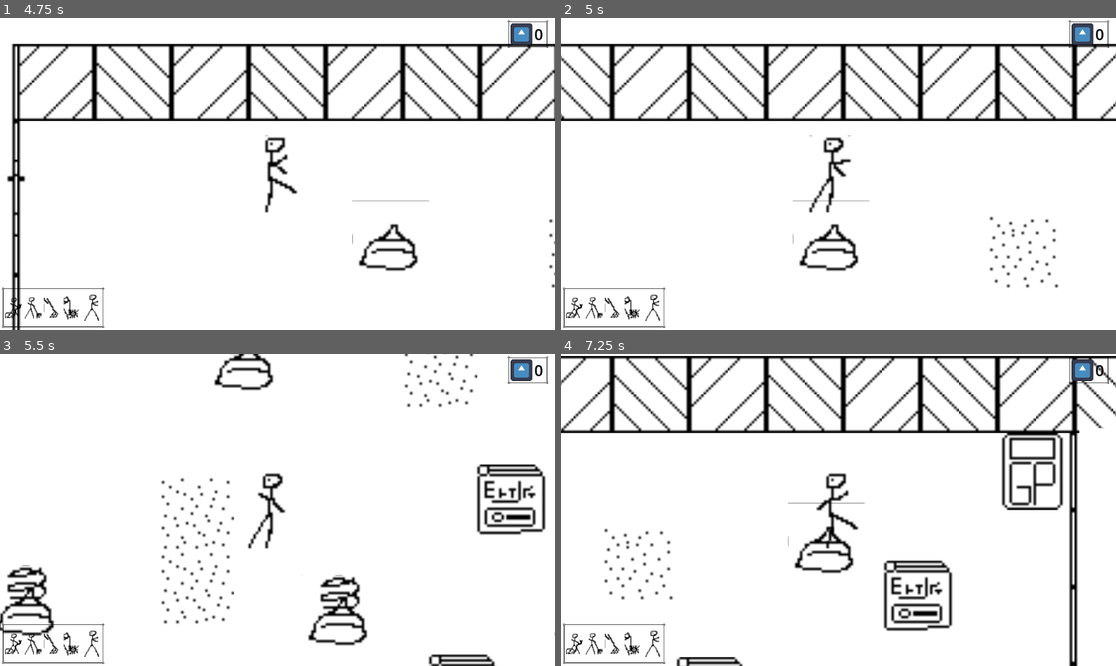
Above: before the commit, frames 1-4 (two rows, left to right).
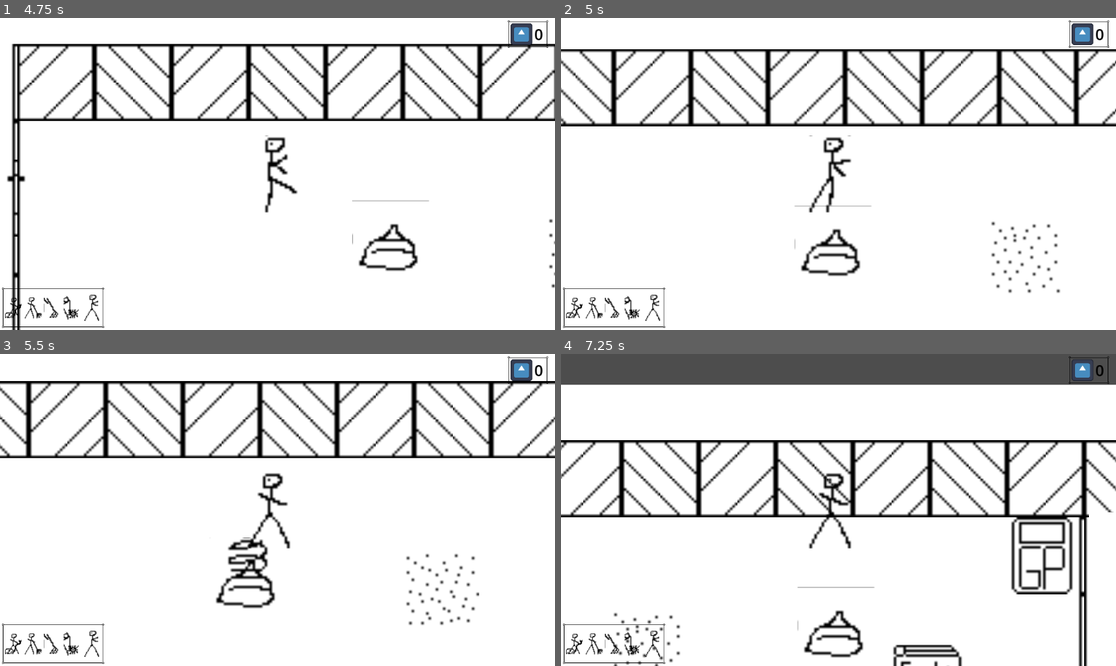
Above: after the commit, the same moments.

Repository: grafgustav/godot-stick-figure-cleaning
Game: Godot game, scene res://Levels/level1.tscn
The game is run twice, just before and just after one commit, with the same random seed, the same clock (stepped at 60 frames per second) and the same inputs. This scene is started directly instead of the project's main scene. The engine's default icon, where the game draws it, is replaced by a stand-in: a white triangle on a blue panel in a dark square.
Inputs (mouse positions are in pixels of both pictures, inside the frame that each line leads up to):
- Up to frame 1 (4.75 s): click (11, 308) at 0.5 s; click (33, 308) at 1.25 s; click (55, 308) at 2 s; click (72, 308) at 2.75 s; click (94, 308) at 3.5 s; tap Enter at 4.25 s; hold D (move_right) from 4.28 s (still down); hold Space (use_tool) from 4.28 s (still down)
- Up to frame 2 (5 s): keep holding D (move_right); keep holding Space (use_tool)
- Up to frame 3 (5.5 s): release D (move_right) at 5.03 s; release Space (use_tool) at 5.03 s; hold S (move_down) from 5.03 s (still down); tap Space (use_tool) at 5.1 s
- Up to frame 4 (7.25 s): release S (move_down) at 5.78 s; hold D (move_right) 5.78-6.53 s; hold Space (use_tool) 5.78-6.53 s; hold W (move_up) from 6.53 s (still down); tap Space (use_tool) at 6.6 s

Frame 1 is identical in both runs. In frame 2, 14% of the frame differs, in the area x 0-100%, y 8-89%; in frame 3, 15%; in frame 4, 30%, in the area x 0-100%, y 0-100%.

Commit message:
fixed collision of player

Diff:
--- a/Managers/GameManager.gd
+++ b/Managers/GameManager.gd
@@ -22,7 +22,6 @@
 		overlay.queue_free()
 
 func switch_scene_to_level(level_number : int) -> void:
-	print("Switching scene?")
 	get_tree().paused = false
 	var level_file : String
 	if GlobalStuff.LEVEL_DATA.has(level_number):
--- a/UI/enter_level_dialog.gd
+++ b/UI/enter_level_dialog.gd
@@ -5,9 +5,7 @@
 signal cancel_but_pressed
 
 func _on_confirm_but_pressed() -> void:
-	print("Confirm pressed in Dialog")
 	confirm_but_pressed.emit()
 
 func _on_cancel_but_pressed() -> void:
-	print("Cancel pressed in Dialog")
 	cancel_but_pressed.emit()
--- a/player.gd
+++ b/player.gd
@@ -8,7 +8,6 @@
 var turned_right: bool
 
 func _ready() -> void:
-	equip_tool(GlobalStuff.HANDS)
 	happyFreddy = %HappyFreddy
 	ToolManager.register_player(self)
 
@@ -25,13 +24,15 @@
 	if direction.x < 0:
 		happyFreddy.flip_h = true
 		turned_right = false
-		equipped_tool.turn_left()
+		if equipped_tool:
+			equipped_tool.turn_left()
 		if carried_smudge:
 			carried_smudge.position = Vector2(-10,0)
 	elif direction.x > 0:
 		happyFreddy.flip_h = false
 		turned_right = true
-		equipped_tool.turn_right()
+		if equipped_tool:
+			equipped_tool.turn_right()
 		if carried_smudge:
 			carried_smudge.position = Vector2(10,0)
 	move_and_slide()
@@ -50,6 +51,8 @@
 			happyFreddy.play_idle_animation()
 
 func use_tool() -> void:
+	if not equipped_tool:
+		return
 	var tool_used = equipped_tool.use_tool()
 	play_tool_animation(equipped_tool.animation_name)
 	if tool_used:
@@ -77,6 +80,8 @@
 			print("Animation not found")
 
 func clean():
+	if not equipped_tool:
+		return
 	var tool_hitbox : Area2D = equipped_tool.get_node("CleanBox")
 	var colliding_bodies = tool_hitbox.get_overlapping_bodies()
 	for c_body in colliding_bodies:
@@ -87,6 +92,8 @@
 			smudge.get_cleaned()
 
 func pick_up():
+	if not equipped_tool:
+		return
 	var tool_hitbox : Area2D = equipped_tool.get_node("CleanBox")
 	var colliding_bodies = tool_hitbox.get_overlapping_bodies()
 	for c_body in colliding_bodies:
--- a/player.tscn
+++ b/player.tscn
@@ -178,7 +178,7 @@
 [sub_resource type="CircleShape2D" id="CircleShape2D_1jxqw"]
 
 [node name="Player" type="CharacterBody2D" groups=["Player"]]
-collision_mask = 0
+collision_mask = 3
 script = ExtResource("1_onrkg")
 
 [node name="HappyFreddy" type="AnimatedSprite2D" parent="."]
